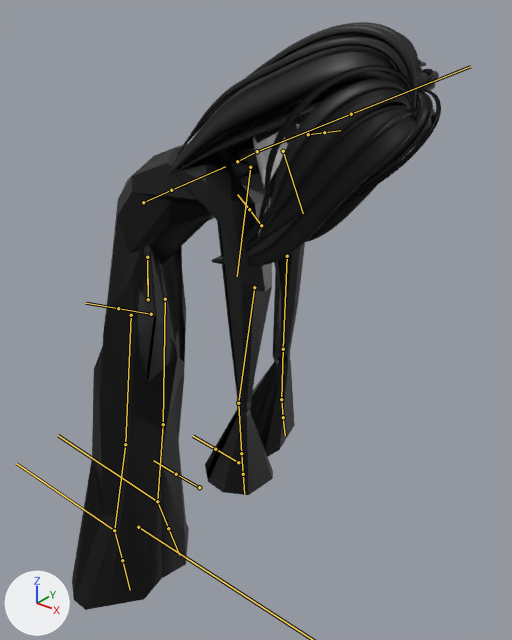
Two versions of the FBX model Assets/Animations/Banshee/Banshee_reposo.fbx, one commit apart.
Before and after are seen from a 50 mm camera at (13.14, -10.99, 10.3) aimed at (3.29, 1.32, 2.67). The lights are fixed; the arrows at lower left show +X, +Y and +Z. Both versions are drawn at frame 30 of the action 'Take 001'; the numbers are the values there. The bones that bend it are drawn over the model as lines.

Objects in the first picture: 'Banshee:Banshee', 'Banshee:Pelo'.
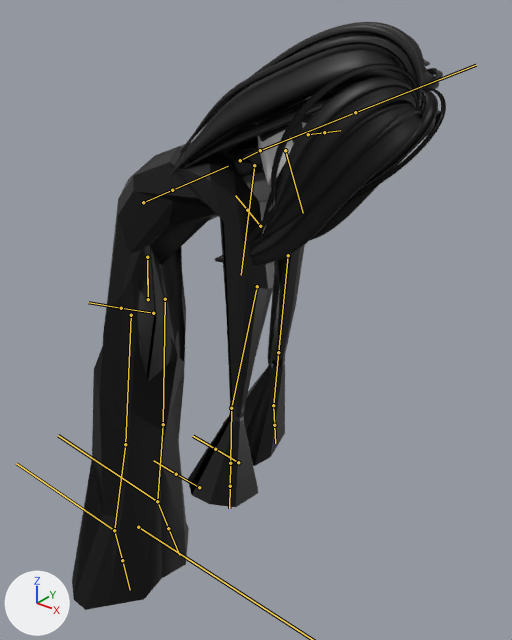
Commit message: Pelo Banshee

The change, as JSON lines over the scene's bpy script:
```json
{"block": "bone_banshee_waist", "where": "bone_banshee_waist = bpy.data.objects['Banshee:Armature'].pose.bones['Banshee:Waist']  # child of 'Banshee:Hips'"}
{"op": "set", "path": "bone_banshee_waist.rotation_quaternion", "old": "(0.858, 0.007, 0.008, 0.514)", "new": "(0.857, 0.019, 0.016, 0.514)", "note": "degrees (1, 0, 62) -> degrees (3, 0, 62)"}
{"block": "bone_banshee_upperarmr", "where": "bone_banshee_upperarmr = bpy.data.objects['Banshee:Armature'].pose.bones['Banshee:UpperARmR']  # child of 'Banshee:ShoulderR'"}
{"op": "set", "path": "bone_banshee_upperarmr.rotation_quaternion", "old": "(0.992, -0.06, 0.095, -0.037)", "new": "(0.99, -0.092, 0.086, -0.056)", "note": "degrees (-7, 11, -5) -> degrees (-11, 9, -7)"}
{"block": "bone_banshee_upperarm_l", "where": "bone_banshee_upperarm_l = bpy.data.objects['Banshee:Armature'].pose.bones['Banshee:UpperArm.L']  # child of 'Banshee:Elbow.L'"}
{"op": "set", "path": "bone_banshee_upperarm_l.rotation_quaternion", "old": "(0.996, 0.001, -0.047, 0.011)", "new": "(0.995, 0.048, -0.062, -0.026)", "note": "degrees (0, -5, 1) -> degrees (6, -7, -3)"}
```

What differs and where, as boxes [x1, y1, x2, y2] in the pictures (512 x 640 px):
```json
{"object": "Banshee:Banshee", "change": "posed", "before": [72, 96, 308, 610], "after": [72, 93, 315, 610]}
{"object": "Banshee:Pelo", "change": "posed", "before": [168, 22, 441, 267], "after": [170, 22, 446, 265]}
{"bone": "Banshee:Waist", "before": "(143, 202) to (171, 190)", "after": "(143, 202) to (172, 190)"}
{"bone": "Banshee:UpperARmR", "before": "(287, 256) to (283, 349)", "after": "(288, 255) to (278, 352)"}
{"bone": "Banshee:UpperArm.L", "before": "(254, 287) to (238, 403)", "after": "(257, 286) to (231, 408)"}
```
